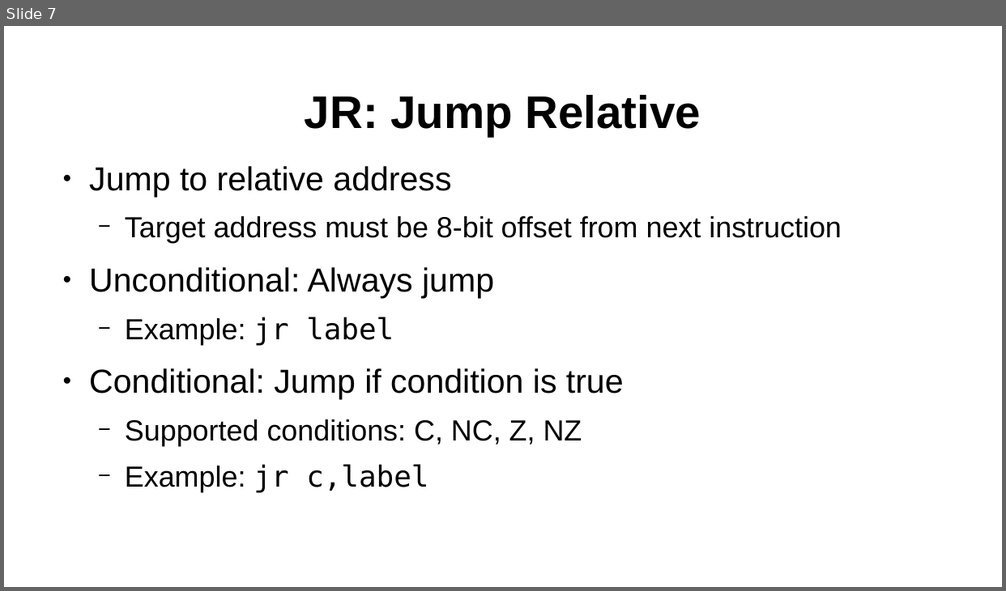
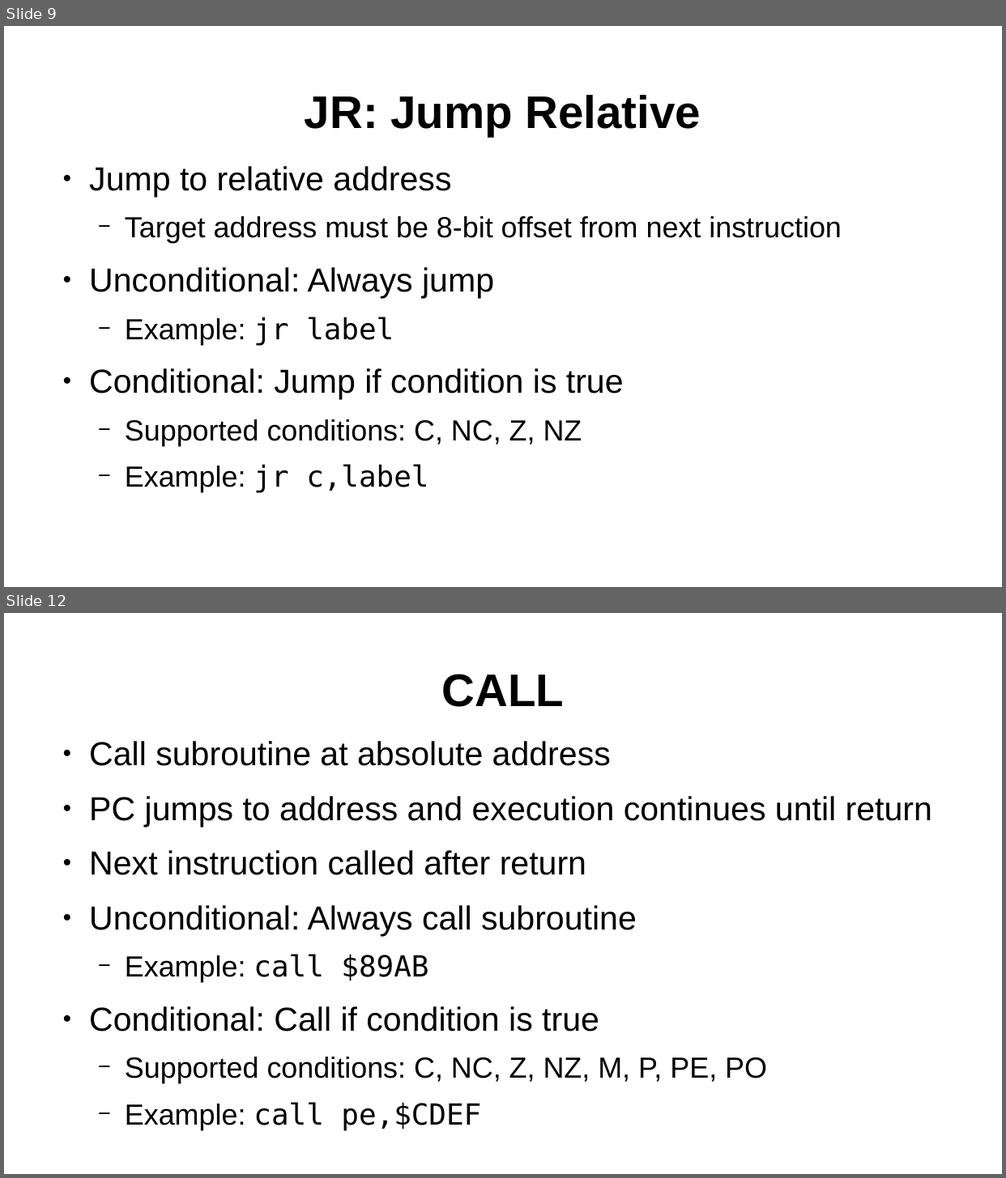
Before and after one commit to SlithyMatt/zxs-assembly-tutorial, a slide deck: Lesson4/Lesson4.odp. Shown one above the other, each under a label of ours: slide 7 before the commit, slides 9 and 12 after it; the slides between them are not shown. The pictures are 1006x591 and 1006x1178 pixels, drawn with LibreOffice and Linux fonts; fonts in the diff are those of the drawing. Boxes give left, top, right and bottom in pixels: in the first picture for what was removed or moved away, otherwise in the second. Text is boxed around its words. In the diff, an @@ line names an element or a change of style, - is before the commit and + after.

```diff
--- a/Lesson4/Lesson4.odp
+++ b/Lesson4/Lesson4.odp
@@ slide 12 added at (x1=4, y1=613, x2=1002, y2=1174), background #FFFFFF @@
@@ title added at (x1=442, y1=674, x2=564, y2=707), 44 pt, text #000000, bold @@
+CALL
@@ text added at (x1=89, y1=741, x2=932, y2=1131), 32 pt, text #000000 @@
+● Call subroutine at absolute address
+● PC jumps to address and execution continues until return
+● Next instruction called after return
+● Unconditional: Always call subroutine
+  − Example: call $89AB
+● Conditional: Call if condition is true
+  − Supported conditions: C, NC, Z, NZ, M, P, PE, PO
+  − Example: call pe,$CDEF
@@ what was slide 7 is now slide 9 @@
```
Also in this commit, not shown: 1 slide changed, 5 other slides added, 12 slides removed, 2 other files.
